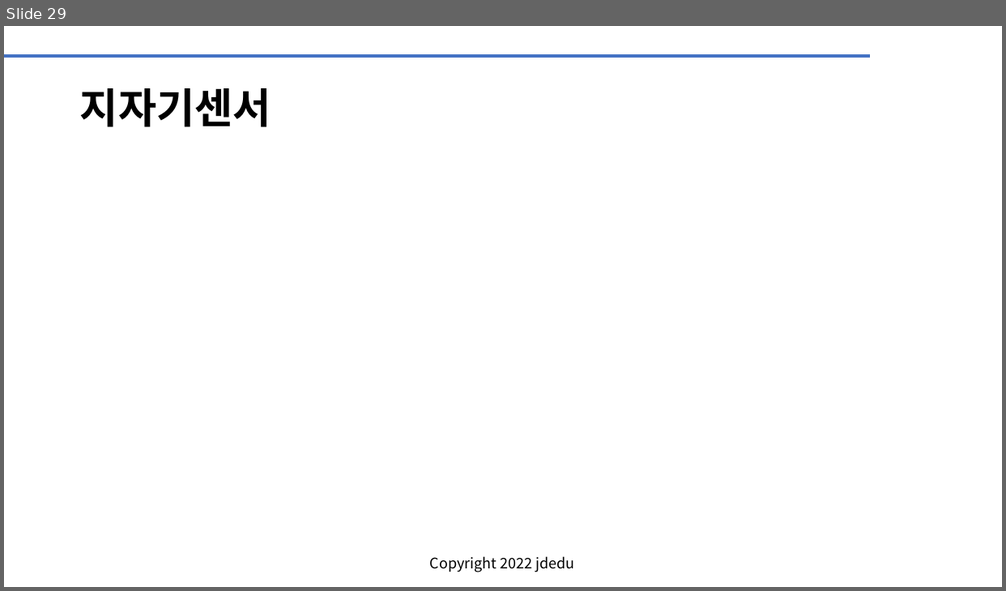
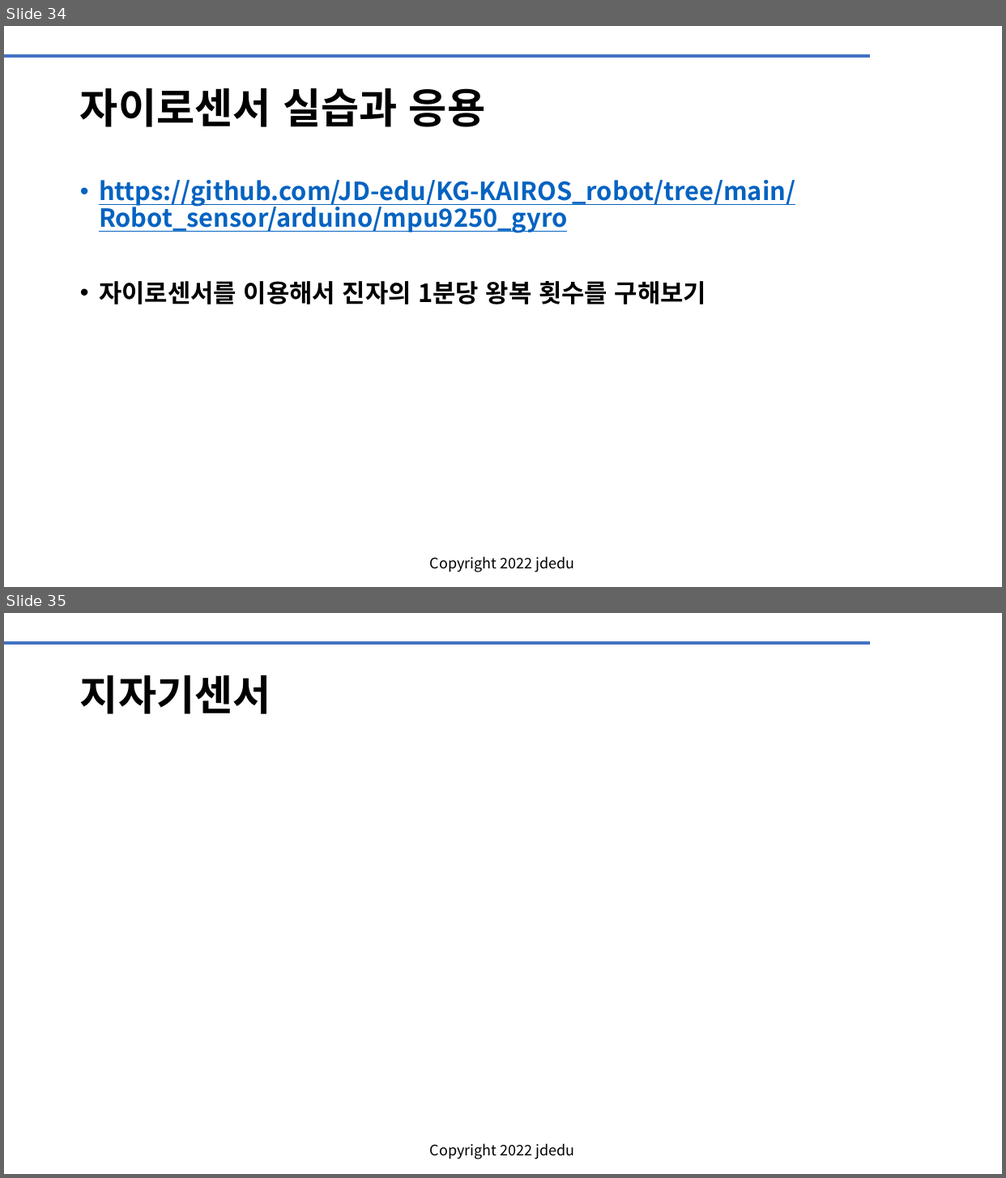
Before and after one commit to JD-edu/KG-KAIROS_robot, a slide deck: doc/KG-KAIROS 로봇센서.pptx. Shown one above the other, each under a label of ours: slide 29 before the commit, slides 34 and 35 after it. The pictures are 1006x591 and 1006x1178 pixels, drawn with LibreOffice and Linux fonts; fonts in the diff are those of the drawing; background and template pictures are left out. Boxes give left, top, right and bottom in pixels: in the first picture for what was removed or moved away, otherwise in the second. Text is boxed around its words. In the diff, an @@ line names an element or a change of style, - is before the commit and + after.

```diff
--- a/doc/KG-KAIROS 로봇센서.pptx
+++ b/doc/KG-KAIROS 로봇센서.pptx
@@ slide 34 added at (4,26,1002,587), background #FFFFFF; not listed: 2 template elements that a slide beside it also shows @@
@@ title added at (80,88,485,127), 40 pt, text #000000, bold @@
+자이로센서 실습과 응용
@@ text added at (99,180,795,305), 24 pt, text #0563C1, bold, underline @@
+• https://github.com/JD-edu/KG-KAIROS_robot/tree/main/Robot_sensor/arduino/mpu9250_gyro
+• 자이로센서를 이용해서 진자의 1분당 왕복 횟수를 구해보기
@@ what was slide 29 is now slide 35 @@
```
Also in this commit, not shown: 5 slides changed, 5 other slides added, 1 other file.
